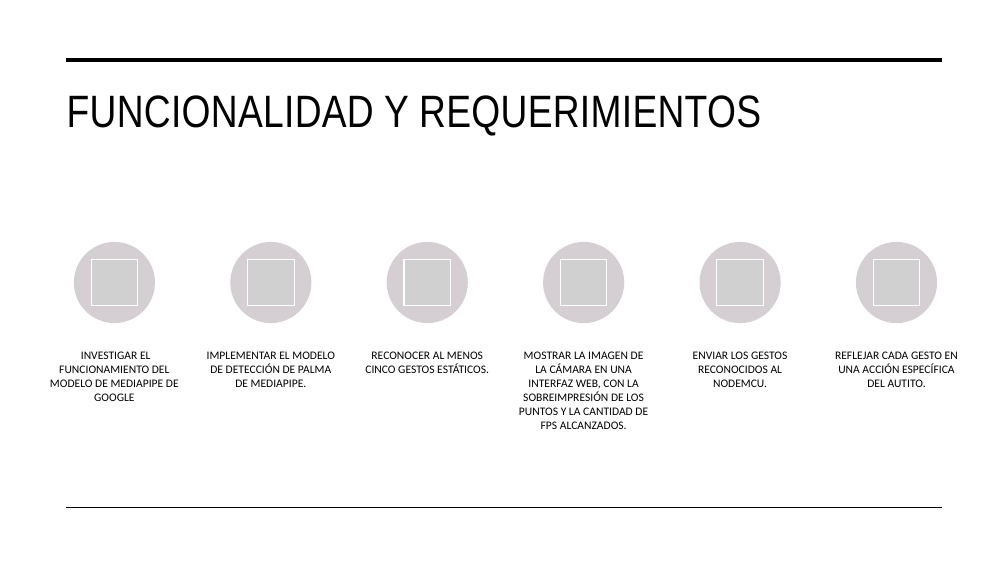
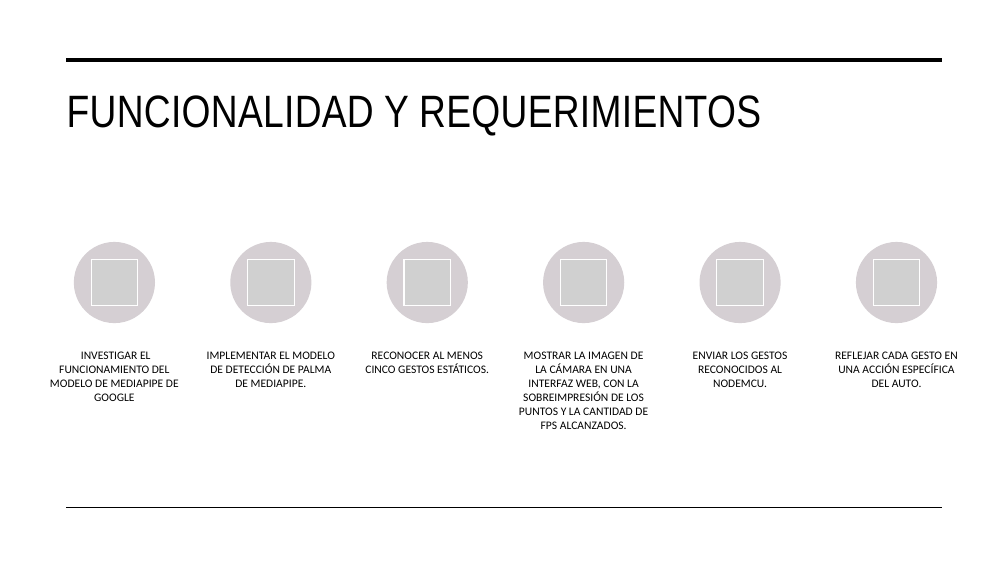
Before and after one commit to joacochanquia/ArchivoFacu, a slide deck: slide 3 of 10moSemestre/TdP2/E1-PlanProyecto/A4 Plan de Proyecto.pptx. Drawn at 1008x567 pixels with LibreOffice and Linux fonts; fonts in the diff are those of the drawing; grey boxes stand for pictures. Boxes give left, top, right and bottom in pixels: in the first picture for what was removed or moved away, otherwise in the second. Text is boxed around its words. In the diff, an @@ line names an element or a change of style, - is before the commit and + after.

```diff
--- a/10moSemestre/TdP2/E1-PlanProyecto/A4 Plan de Proyecto.pptx
+++ b/10moSemestre/TdP2/E1-PlanProyecto/A4 Plan de Proyecto.pptx
@@ text at [835,351,958,387]: text changed @@
-REFLEJAR CADA GESTO EN UNA ACCIÓN ESPECÍFICA DEL AUTITO.
+REFLEJAR CADA GESTO EN UNA ACCIÓN ESPECÍFICA DEL AUTO.
```
Also in this commit, not shown: 1 other slide changed, 5 slides added, 4 slides removed, 13 other files.
